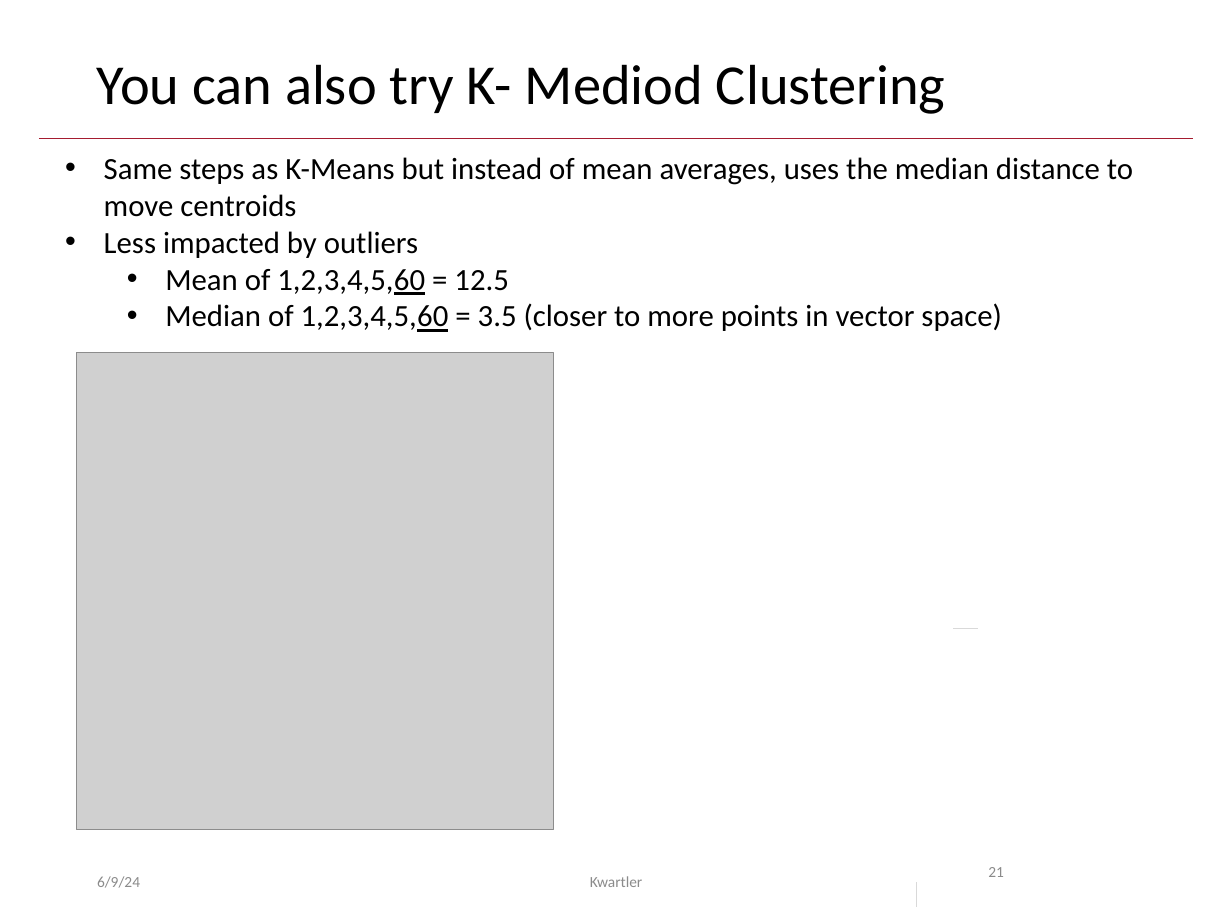
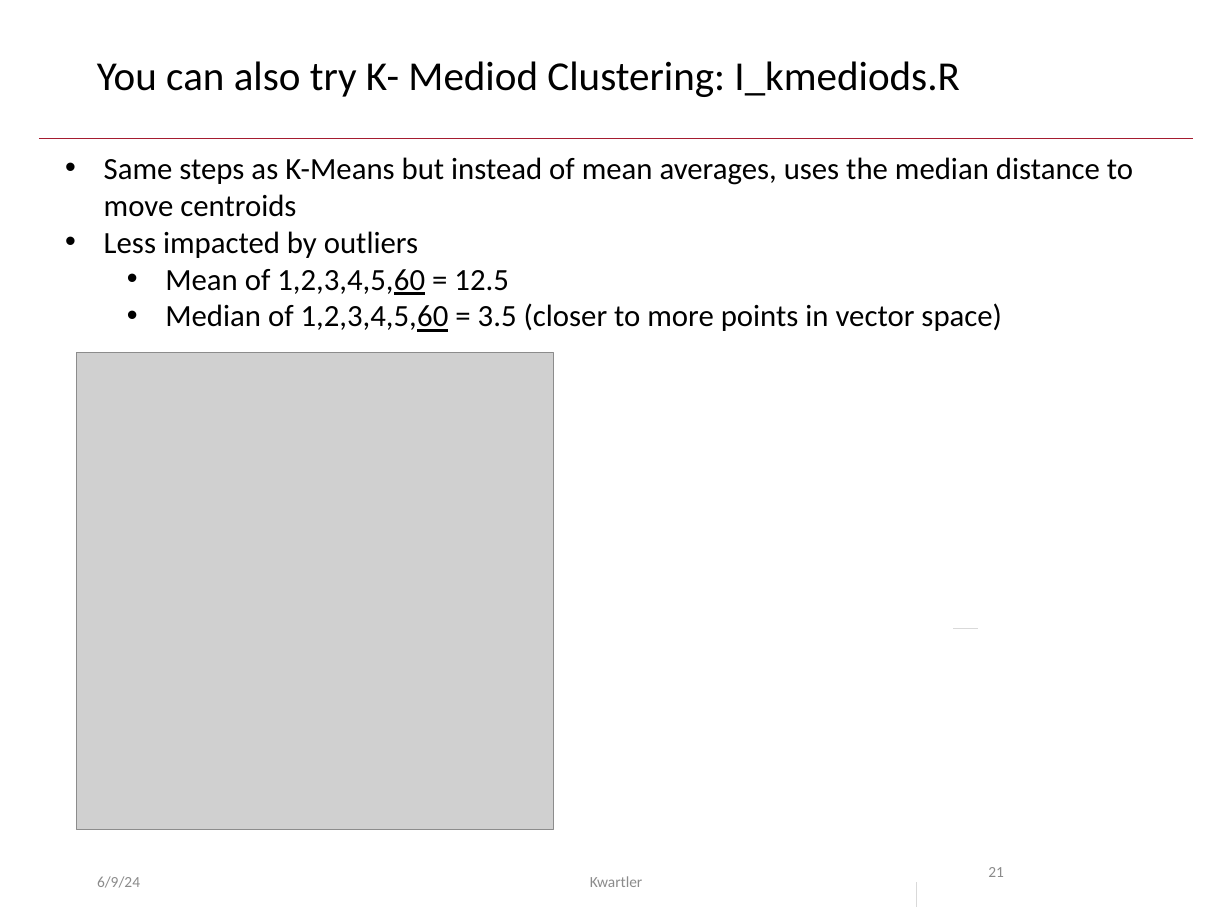
Before and after one commit to kwartler/GSERM_2024, a slide deck: slide 21 of lessons/Day5_supervised_unsupervised/D_unsupervised.pptx. Drawn at 1232x924 pixels with LibreOffice and Linux fonts; fonts in the diff are those of the drawing; grey boxes stand for pictures. Boxes give left, top, right and bottom in pixels: in the first picture for what was removed or moved away, otherwise in the second. Text is boxed around its words. In the diff, an @@ line names an element or a change of style, - is before the commit and + after.

Commit message:
add lesson 5 d pptx fix typo

```diff
--- a/lessons/Day5_supervised_unsupervised/D_unsupervised.pptx
+++ b/lessons/Day5_supervised_unsupervised/D_unsupervised.pptx
@@ title at (97, 61, 959, 97): text changed; size 33 to 24 pt @@
-You can also try K- Mediod Clustering
+You can also try K- Mediod Clustering: I_kmediods.R
```
Also in this commit, not shown: 2 other slides changed, 1 other file.
